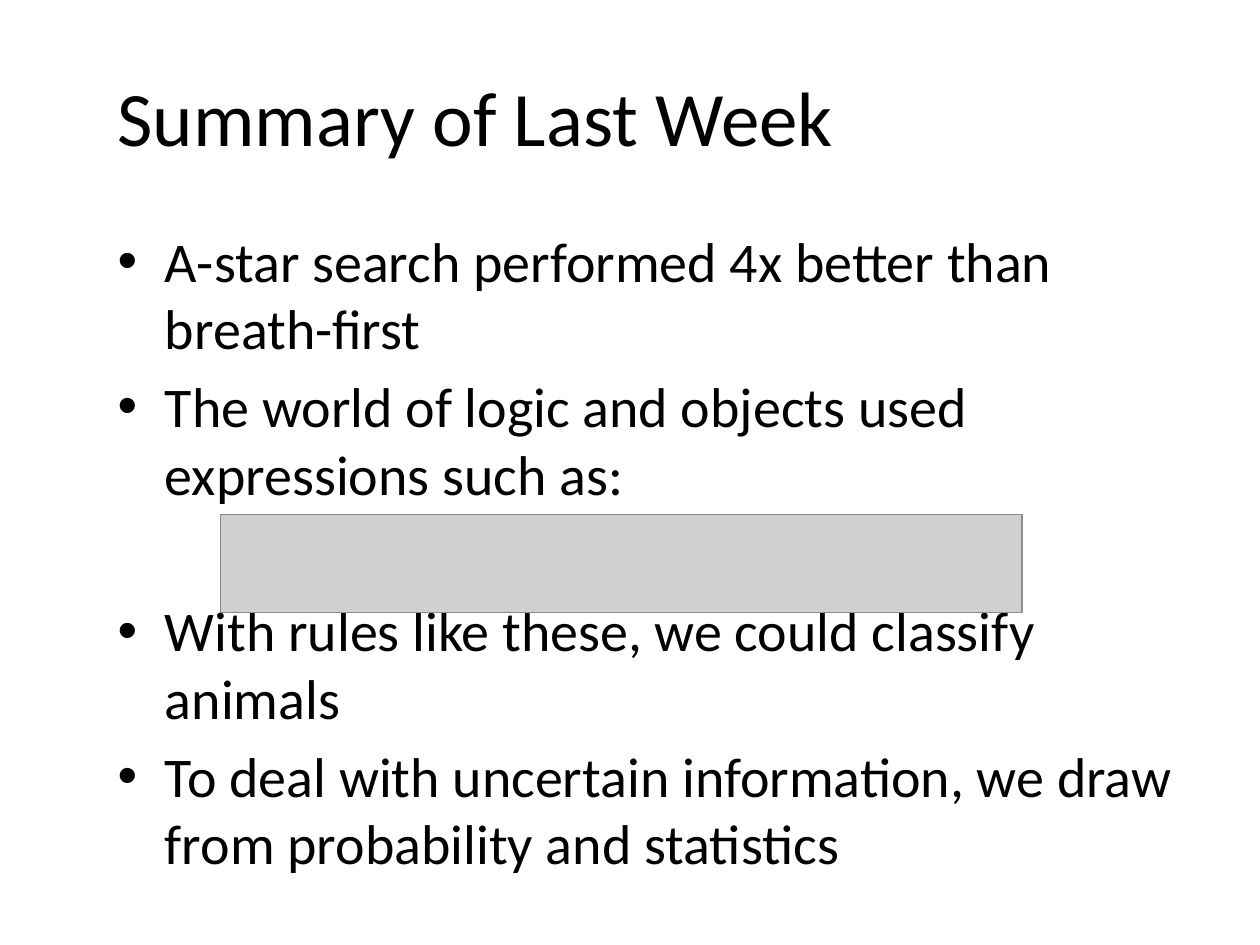
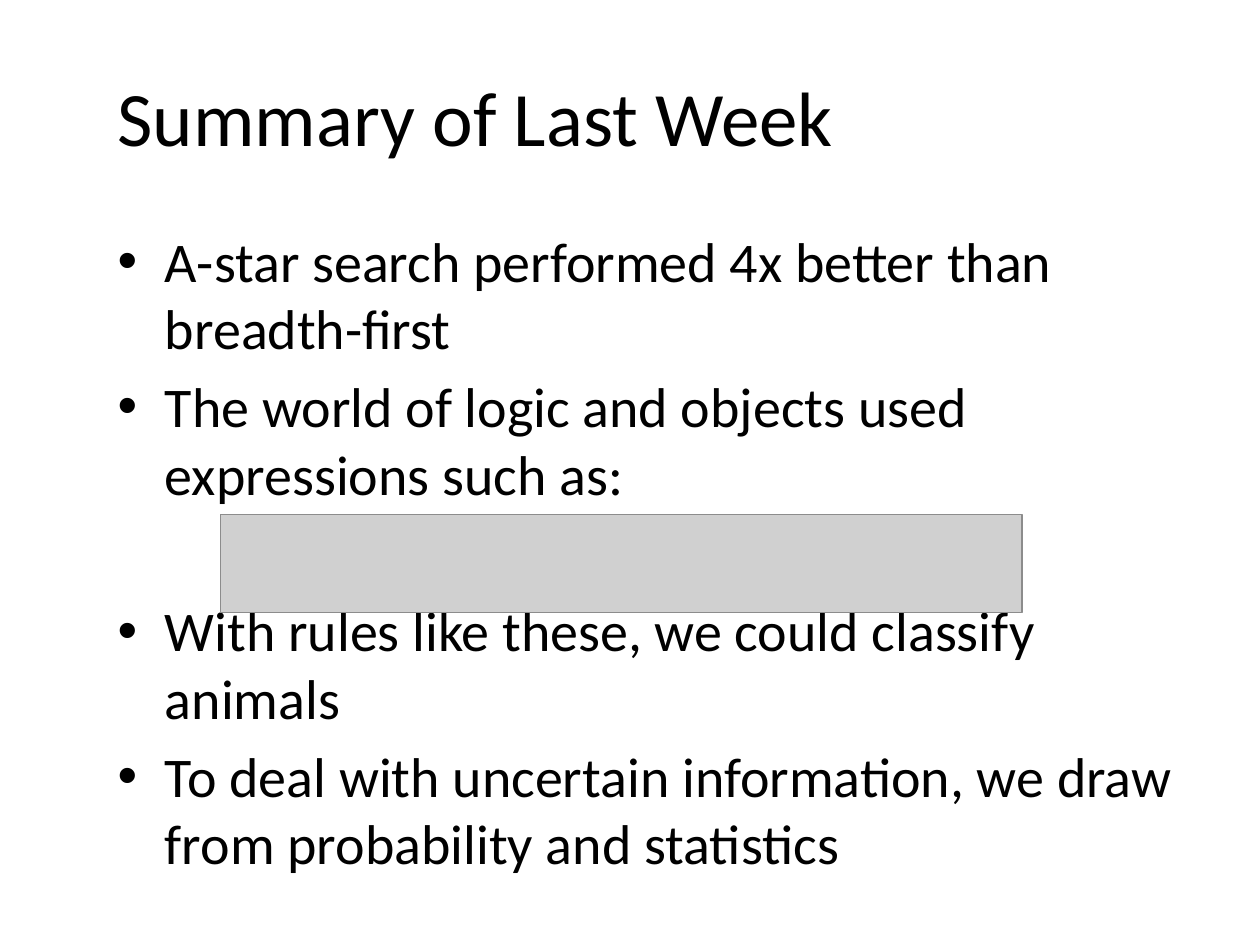
Before and after one commit to JeffRisberg/PythonNotebooksForAI, a slide deck: slide 3 of Documents/60-Introduction.pptx. Drawn at 1260x945 pixels with LibreOffice and Linux fonts; fonts in the diff are those of the drawing; grey boxes stand for pictures; background and template pictures are left out. Boxes give left, top, right and bottom in pixels: in the first picture for what was removed or moved away, otherwise in the second. Text is boxed around its words. In the diff, an @@ line names an element or a change of style, - is before the commit and + after.

```diff
--- a/Documents/60-Introduction.pptx
+++ b/Documents/60-Introduction.pptx
@@ text at box(165, 243, 1051, 350): text changed @@
-• A-star search performed 4x better than breath-first
+• A-star search performed 4x better than breadth-first
```
Also in this commit, not shown: 7 other slides changed, 1 slide added, 53 other files.
